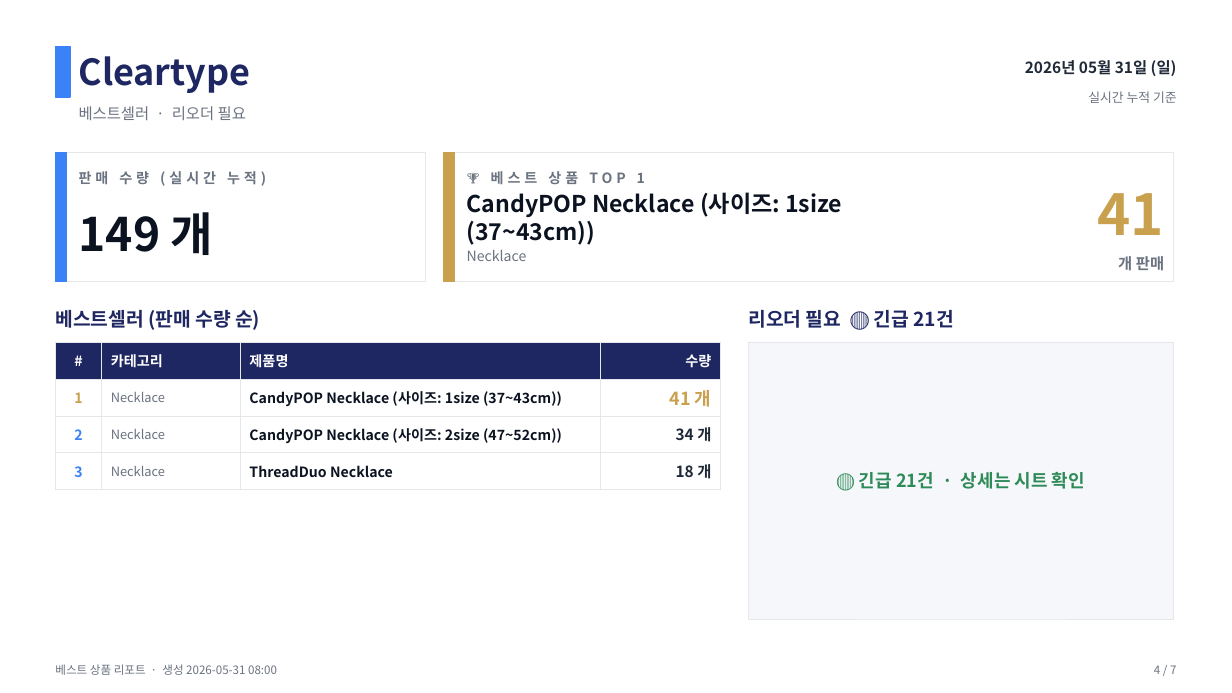
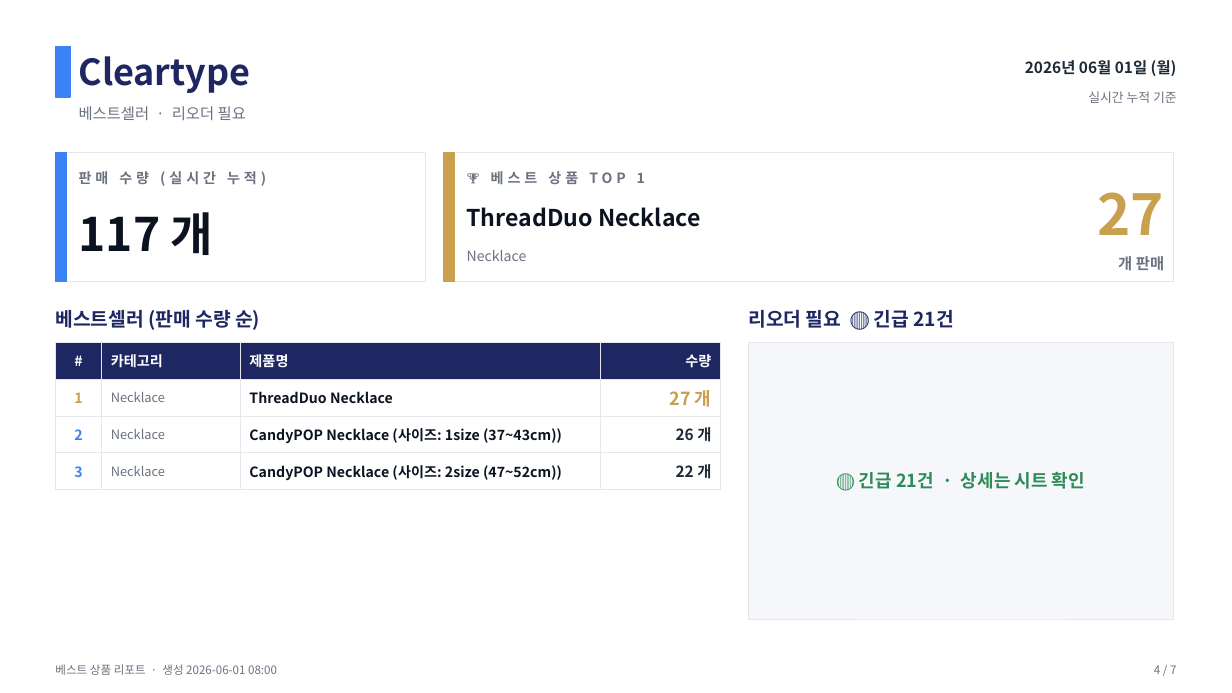
Before and after one commit to j65209/Brightbeed, a slide deck: slide 4 of data/sales-report.pptx. Drawn at 1232x693 pixels with LibreOffice and Linux fonts; fonts in the diff are those of the drawing. Boxes give left, top, right and bottom in pixels: in the first picture for what was removed or moved away, otherwise in the second. Text is boxed around its words. In the diff, an @@ line names an element or a change of style, - is before the commit and + after.

```diff
--- a/data/sales-report.pptx
+++ b/data/sales-report.pptx
@@ text at bbox=[1025, 60, 1177, 76]: text changed @@
-2026년 05월 31일 (일)
+2026년 06월 01일 (월)
@@ text at bbox=[467, 207, 701, 227]: text changed @@
-CandyPOP Necklace (사이즈: 1size (37~43cm))
+ThreadDuo Necklace
@@ text at bbox=[1098, 192, 1165, 235]: text changed @@
-41
+27
@@ text at bbox=[79, 212, 214, 255]: text changed @@
-149 개
+117 개
@@ table at bbox=[55, 342, 721, 484] @@
-row 2, column 3: CandyPOP Necklace (사이즈: 1size (37~43cm))
+row 2, column 3: ThreadDuo Necklace
-row 2, column 4: 41 개
+row 2, column 4: 27 개
-row 3, column 3: CandyPOP Necklace (사이즈: 2size (47~52cm))
+row 3, column 3: CandyPOP Necklace (사이즈: 1size (37~43cm))
-row 3, column 4: 34 개
+row 3, column 4: 26 개
-row 4, column 3: ThreadDuo Necklace
+row 4, column 3: CandyPOP Necklace (사이즈: 2size (47~52cm))
-row 4, column 4: 18 개
+row 4, column 4: 22 개
@@ text at bbox=[55, 664, 277, 675]: text changed @@
-베스트 상품 리포트 · 생성 2026-05-31 08:00
+베스트 상품 리포트 · 생성 2026-06-01 08:00
```
Also in this commit, not shown: 6 other slides changed.
